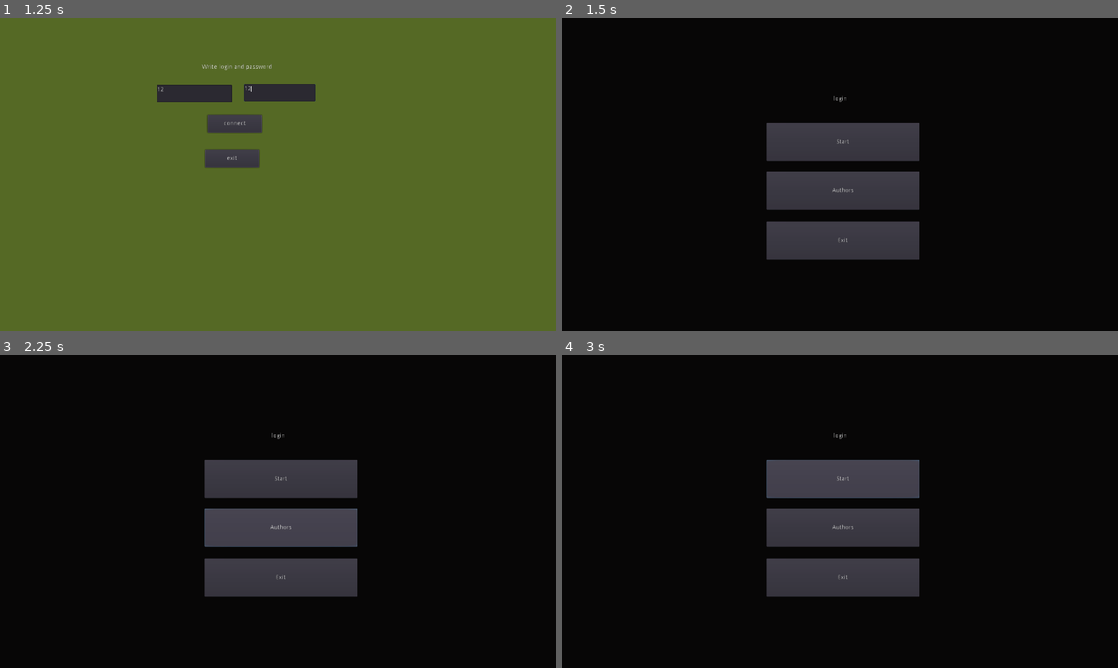
Above: before the commit, frames 1-4 (two rows, left to right).
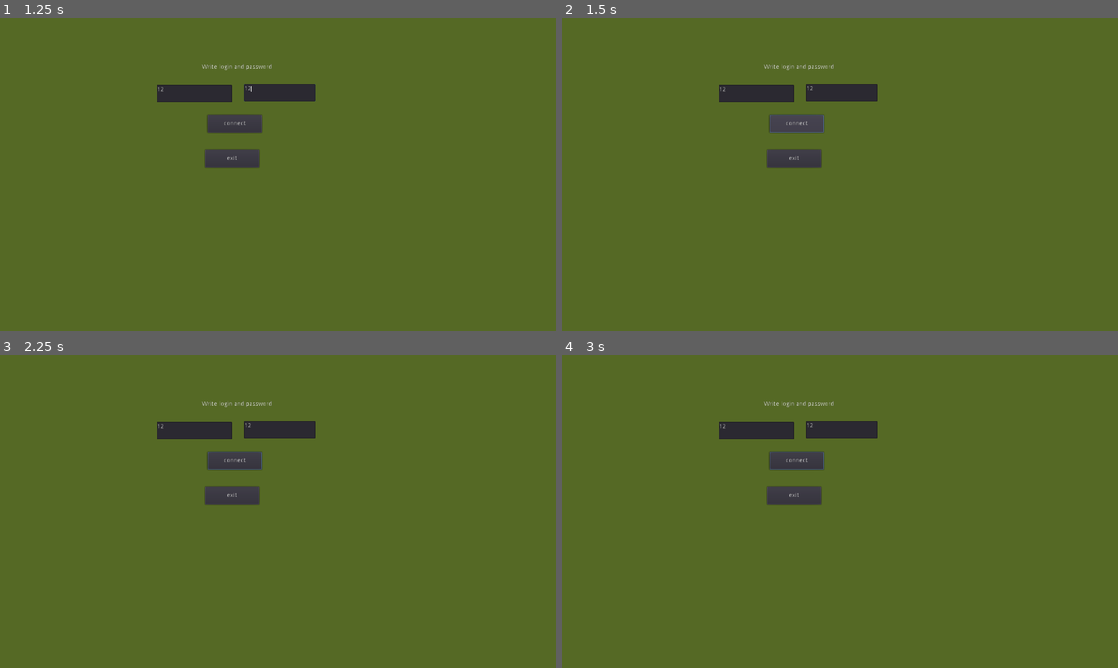
Above: after the commit, the same moments.

Repository: nikita-o/practice_godot
Game: Godot game, scene res://Connect.tscn
Two runs of this game, one before a commit and one after it. Both use one fixed random seed, a clock stepped at 60 frames per second and the inputs below.
Inputs (mouse positions are in pixels of both pictures, inside the frame that each line leads up to):
- Up to frame 1 (1.25 s): click (194, 93) at 0.52 s; type "12" at 0.6 s; click (278, 93) at 0.75 s; type "12" at 0.83 s
- Up to frame 2 (1.5 s): click "connect" at 1.25 s
- Up to frame 3 (2.25 s): click (283, 527) at 2 s, where only the run before the commit has a clickable "Authors"
- Up to frame 4 (3 s): click (845, 480) at 2.75 s, where only the run before the commit has a clickable "Start"

Frame 1 is identical in both runs. In frame 2, 99% of the frame differs, in the area x 0-100%, y 0-100%; in frame 3, 99%; in frame 4, 99%.

Commit message:
alpha connect

Diff:
--- a/Connect.gd
+++ b/Connect.gd
@@ -1,29 +1,17 @@
 extends Control
 
-
-# Declare member variables here. Examples:
-# var a = 2
-# var b = "text"
-
-
-# Called when the node enters the scene tree for the first time.
 func _ready():
 	pass # Replace with function body.
-
 
 # Called every frame. 'delta' is the elapsed time since the previous frame.
 #func _process(delta):
 #	pass
 
-	#
-
 func _on_exit_pressed():
 	get_tree().quit()
-	pass # Replace with function body.
-
 
 func _on_connect_pressed():
-	print(get_node("login").text)
-	print(get_node("password").text)
-	get_tree().change_scene("res://Main.tscn")
-	pass # Replace with function body.
+	print("Connecting...")
+	Connecting.client_name = get_node("login").text
+	Connecting.client_password = get_node("password").text
+	Connecting.connect_to_server()
--- a/Main.gd
+++ b/Main.gd
@@ -1,31 +1,13 @@
 extends Control
 
-
-# Declare member variables here. Examples:
-# var a = 2
-# var b = "text"
-
-
-# Called when the node enters the scene tree for the first time.
-func _ready():
-	pass # Replace with function body.
 func _on_Button_pressed():
-	print("2")
+	print("Exit!")
 	get_tree().quit()
 	pass
 
-# Called every frame. 'delta' is the elapsed time since the previous frame.
-func _process(delta):
-	#print("1")
-	pass
-
-
 func _on_Start_pressed():
-	print("3")
+	print("New Game!")
 	get_tree().change_scene("res://Game.tscn")
-	pass # Replace with function body.
-
 
 func _on_Authors_pressed():
 	print("dayni")
-	pass # Replace with function body.
--- a/Main.tscn
+++ b/Main.tscn
@@ -47,6 +47,9 @@
 margin_right = 823.175
 margin_bottom = 440.536
 text = "Authors"
+__meta__ = {
+"_edit_use_anchors_": false
+}
 
 [node name="Start" type="Button" parent="ColorRect"]
 margin_left = 471.175
@@ -54,6 +57,9 @@
 margin_right = 823.175
 margin_bottom = 329.159
 text = "Start"
+__meta__ = {
+"_edit_use_anchors_": false
+}
 [connection signal="pressed" from="ColorRect/Exit" to="." method="_on_Button_pressed"]
 [connection signal="pressed" from="ColorRect/Authors" to="." method="_on_Authors_pressed"]
 [connection signal="pressed" from="ColorRect/Start" to="." method="_on_Start_pressed"]
--- a/interface/interface.tscn
+++ b/interface/interface.tscn
@@ -1,8 +1,6 @@
-
-[gd_scene load_steps=4 format=2]
+[gd_scene load_steps=3 format=2]
 
 [ext_resource path="res://icon.png" type="Texture" id=1]
-[ext_resource path="res://interface/Button.gd" type="Script" id=2]
 [ext_resource path="res://interface/Control.gd" type="Script" id=3]
 
 [node name="CanvasLayer" type="CanvasLayer"]
@@ -243,6 +241,5 @@
 __meta__ = {
 "_edit_use_anchors_": false
 }
-
 [connection signal="pressed" from="Control/Panel2/Menu" to="Control" method="_on_Menu_pressed"]
 [connection signal="pressed" from="Control/Panel/Button" to="Control/Panel/Button" method="_on_Button_pressed"]
--- a/others_scripts/Client.gd
+++ b/others_scripts/Client.gd
@@ -1,62 +1,27 @@
 extends Node
 
-export (String) var host = "localhost"
-export (int) var port = 11000
-export (String) var name_client = "anonym"
-
-var connection: StreamPeerTCP
-var listen_thread: Thread
-var send_thread: Thread
+var listen_thread: Thread = Thread.new()
+var send_thread: Thread = Thread.new()
 
 enum response {hi, mes, spawn, attack, move}
-enum request {login, spawn, move}
+enum request {spawn, upgrade_town, market, next_turn, left_click, right_click}
 
 func _ready():
-	set_process(false)
-	return
-
-	connection = StreamPeerTCP.new()
-	listen_thread = Thread.new()
-	send_thread = Thread.new()
-
-var m: String
-var c: float = 2
-
-func _process(delta):
-	connection.connect_to_host(host, port)
-
-	match connection.get_status():
-		StreamPeerTCP.STATUS_CONNECTED:
-			m = "Connected to %s:%d"
-			auth()
-			listen_thread.start(self, "_listener")
-			set_process(false)
-		StreamPeerTCP.STATUS_CONNECTING:
-			m = "Trying to connect %s:%d"
-		StreamPeerTCP.STATUS_ERROR:
-			m = "Error connect to %s:%d"
-			set_process(false)
-		StreamPeerTCP.STATUS_NONE:
-			m  = "Couldn't connect to %s:%d"
-
-	c += delta
-	if c > 1.5:
-		print(m % [host, port])
-		c = 0
+	listen_thread.start(self, "_listener")
+	pass
 
 func _listener(d):
 	while true:
-		var pac = connection.get_32()
-		var count = connection.get_32()
+		var pac = Connecting.connection.get_32()
+		var count = Connecting.connection.get_32()
 		for i in count:
 			match pac:
-				request.login:
-					print("login success! To %s:%d" % [host, port])
 				request.spawn:
 					pass
 				request.move:
 					pass
 
+# send data to server, data is wrapped in packet, packet is wrapped in an array of bytes
 func _sender(type_packet, count, data):
 	var buffer = StreamPeerBuffer.new()
 
@@ -64,27 +29,4 @@
 	buffer.put_32(count)
 	buffer.put_data(data.data_array)
 
-	connection.put_data(buffer.data_array)
-
-#===============================================================================
-
-func auth():
-	var data = StreamPeerBuffer.new()
-	data.put_8(1) # ¯\_(ツ)_/¯
-	data.put_string(name_client) # name client
-	data.put_32(0) # maybe message
-	send_thread.start(self, "_sender", [response.hi, 1, data])
-
-#	buffer.put_32(response.hi) # type packet
-#	buffer.put_32(1) # count packets
-#	buffer.put_8(1) #
-#	buffer.put_string(name_client) # name client
-#	buffer.put_32(0) # message
-#	connection.put_data(buffer.data_array)
-
-#func spawn_unit(id, count = 1):
-#	var buffer = StreamPeerBuffer.new()
-#	buffer.put_32(response.spawn)
-#	buffer.put_32(count)
-#	buffer.put_32(id)
-#	connection.put_data(buffer.data_array)
+	Connecting.connection.put_data(buffer.data_array)
--- /dev/null
+++ b/others_scripts/connecting.gd
@@ -0,0 +1,49 @@
+extends Node
+
+var host: String = "localhost"
+var port: int = 11000
+
+var connection: StreamPeerTCP = StreamPeerTCP.new()
+var checkThread: Thread = Thread.new()
+var client_name: String
+var client_password: String
+
+func connect_to_server():
+	var m: String
+	while (true):
+		connection.connect_to_host(host, port)
+		match connection.get_status():
+			StreamPeerTCP.STATUS_CONNECTED:
+				m = "Connected to %s:%d"
+				#auth()
+				checkThread.start(self, "_checkConnect")
+				break
+			StreamPeerTCP.STATUS_CONNECTING:
+				m = "Trying to connect %s:%d"
+			StreamPeerTCP.STATUS_ERROR:
+				m = "Error connect to %s:%d"
+			StreamPeerTCP.STATUS_NONE:
+				m  = "Couldn't connect to %s:%d"
+		print(m % [host, port])
+		yield(get_tree().create_timer(1.0), "timeout")
+	print("Connect!")
+	get_tree().change_scene("res://Main.tscn")
+
+func _checkConnect(prm):
+	while (true):
+		# ping
+		if connection.get_status() != StreamPeerTCP.STATUS_CONNECTED:
+			print("Lost connect!")
+			# reconnect? || error
+		else:
+			print("Good connect!")
+		yield(get_tree().create_timer(3.0), "timeout")
+
+#func auth():
+#	print("Name: ", client_name)
+#	print("Password: ", client_password)
+#	var data = StreamPeerBuffer.new()
+#	data.put_8(1) # ¯\_(ツ)_/¯
+#	data.put_string(client_name) # name client
+#	data.put_32(0) # maybe message
+##	send_thread.start(self, "_sender", [response.hi, 1, data])
--- a/project.godot
+++ b/project.godot
@@ -18,6 +18,10 @@
 config/name="practice"
 run/main_scene="res://Connect.tscn"
 config/icon="res://icon.png"
+
+[autoload]
+
+Connecting="*res://others_scripts/connecting.gd"
 
 [display]
 
Not shown: 11 places in map/Map.tscn that only renumber resources
